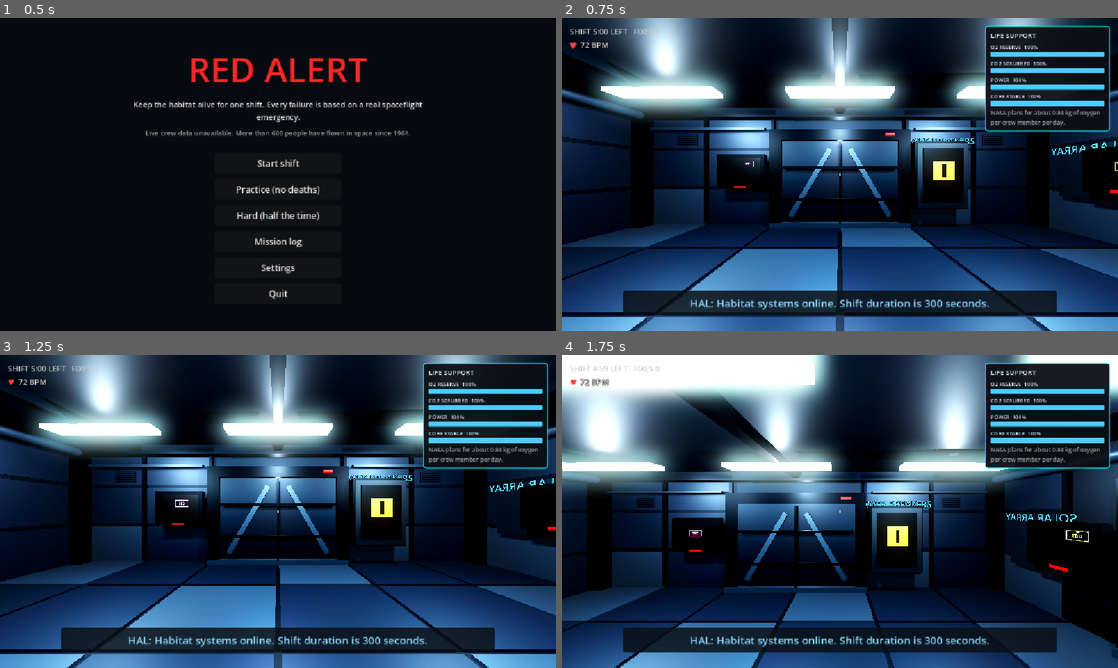
Above: before the commit, frames 1-4 (two rows, left to right).
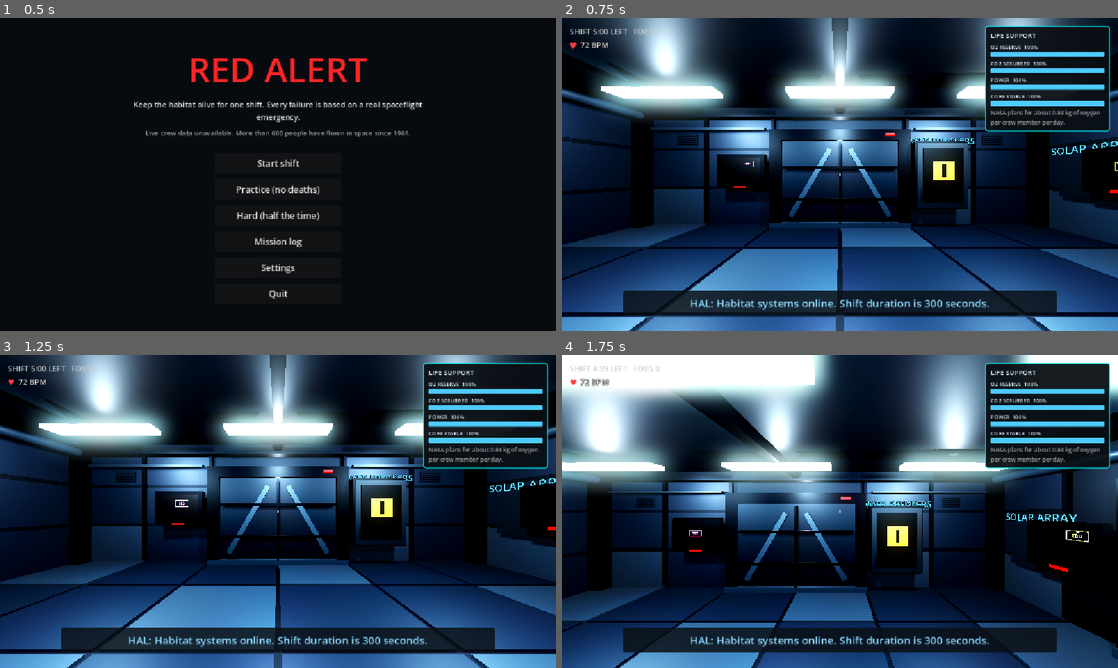
Above: after the commit, the same moments.

Repository: CrawfishChowder/GDSCHackathon
Game: Godot game, scene res://scenes/ui/title_screen.tscn
Same seed, same stepped clock (60 frames per second), same inputs: the game is played once before the commit and once after it.
Inputs (mouse positions are in pixels of both pictures, inside the frame that each line leads up to):
- Up to frame 1 (0.5 s): no input
- Up to frame 2 (0.75 s): click "Start shift" at 0.5 s
- Up to frame 3 (1.25 s): no input
- Up to frame 4 (1.75 s): tap Enter at 1.25 s; move the mouse to (962, 495) at 1.27 s; hold D (move_right) from 1.28 s (still down); hold E (interact) from 1.28 s (still down); tap Space (jump) at 1.52 s

Frame 1 is identical in both runs. In frame 2, 0.2% of the frame differs, in the area x 88-100%, y 38-44%; in frame 3, 0.2%; in frame 4, 0.2%, in the area x 79-93%, y 50-54%.

Commit message:
Fix solar array label and update mouse interaction tests

Diff:
--- a/red-alert/scripts/stage1/solar_panel_station.gd
+++ b/red-alert/scripts/stage1/solar_panel_station.gd
@@ -48,7 +48,7 @@
 	label.outline_size = 12
 	label.outline_modulate = Color.BLACK
 	label.position = Vector3(0.0, 2.2, 0.0)
-	label.rotation = Vector3(0.0, PI, 0.0)
+	label.rotation = Vector3.ZERO
 	label.double_sided = true
 	add_child(label)
 
--- a/red-alert/tests/test_interaction.gd
+++ b/red-alert/tests/test_interaction.gd
@@ -51,9 +51,14 @@
 
 	# Scott's chairs still use the shared interact action after the player merge.
 	var chair := room.get_node("ConsoleChairs/CenterConsoleChair")
+	player._mouse_look_mode = player.MouseLookMode.FALLBACK
+	player._has_fallback_position = true
+	player._last_fallback_position = Vector2(900.0, 700.0)
 	chair.interact(player)
 	if not player.is_seated():
 		return _fail("chair interaction did not seat the player")
+	if player._has_fallback_position or player._mouse_guard_frames != 3:
+		return _fail("sitting did not reset and guard fallback mouse tracking")
 	var stand_event := InputEventAction.new()
 	stand_event.action = "interact"
 	stand_event.pressed = true
@@ -62,6 +67,20 @@
 		return _fail("interact did not stand the seated player")
 	if chair.occupant != null:
 		return _fail("chair did not release its occupant")
+	if player._has_fallback_position or player._mouse_guard_frames != 3:
+		return _fail("standing did not reset and guard fallback mouse tracking")
+	var warp_event := InputEventMouseMotion.new()
+	warp_event.position = Vector2(100.0, 100.0)
+	var yaw_before_warp: float = player._target_yaw
+	player._apply_fallback_mouse_motion(warp_event)
+	if not is_equal_approx(player._target_yaw, yaw_before_warp):
+		return _fail("post-chair fallback pointer warp changed camera yaw")
+	player._mouse_look_mode = player.MouseLookMode.CAPTURED
+	player._received_captured_motion = true
+	chair.interact(player)
+	if player._received_captured_motion or player._capture_probe_remaining <= 0.0:
+		return _fail("sitting did not rearm captured-mode health detection")
+	player.stand_up()
 
 	print("PASS")
 	quit(0)
